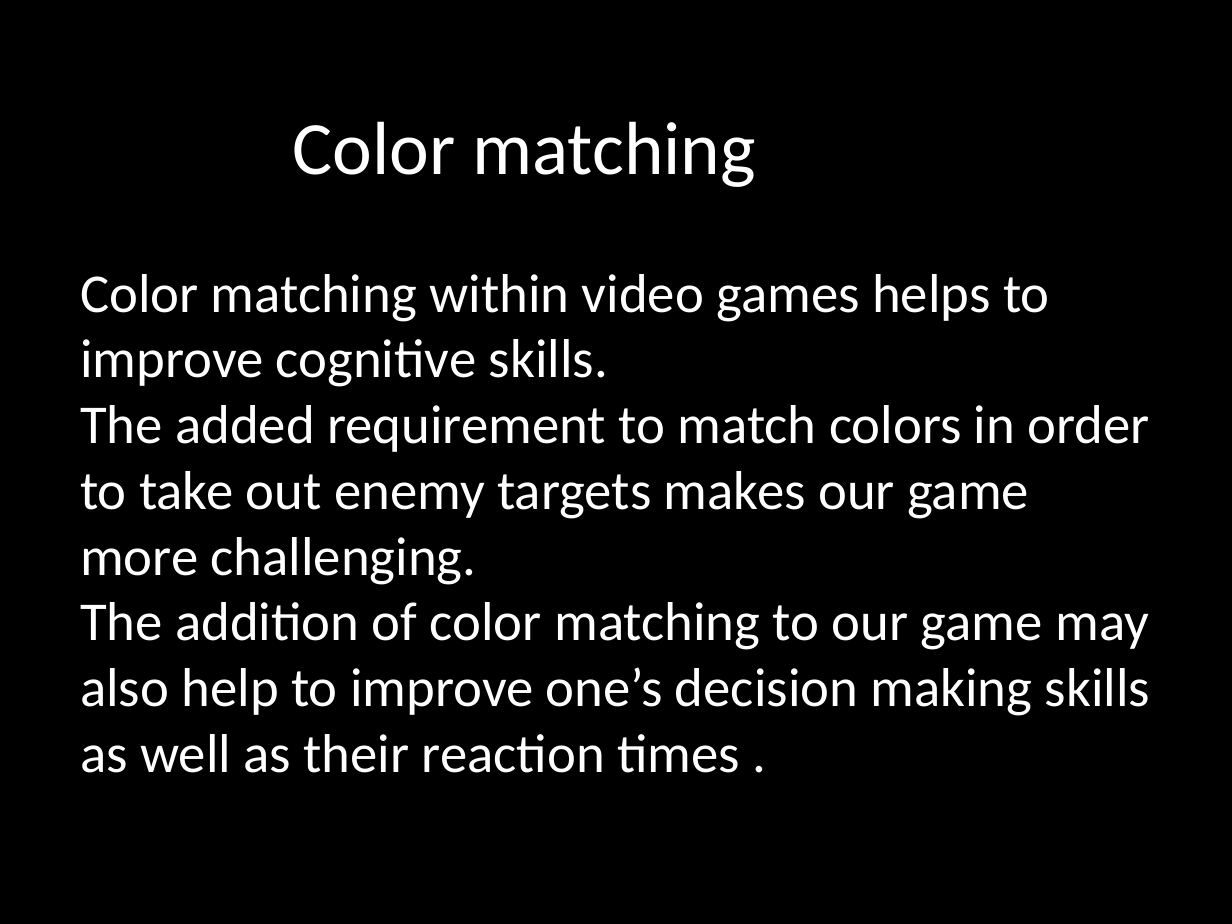
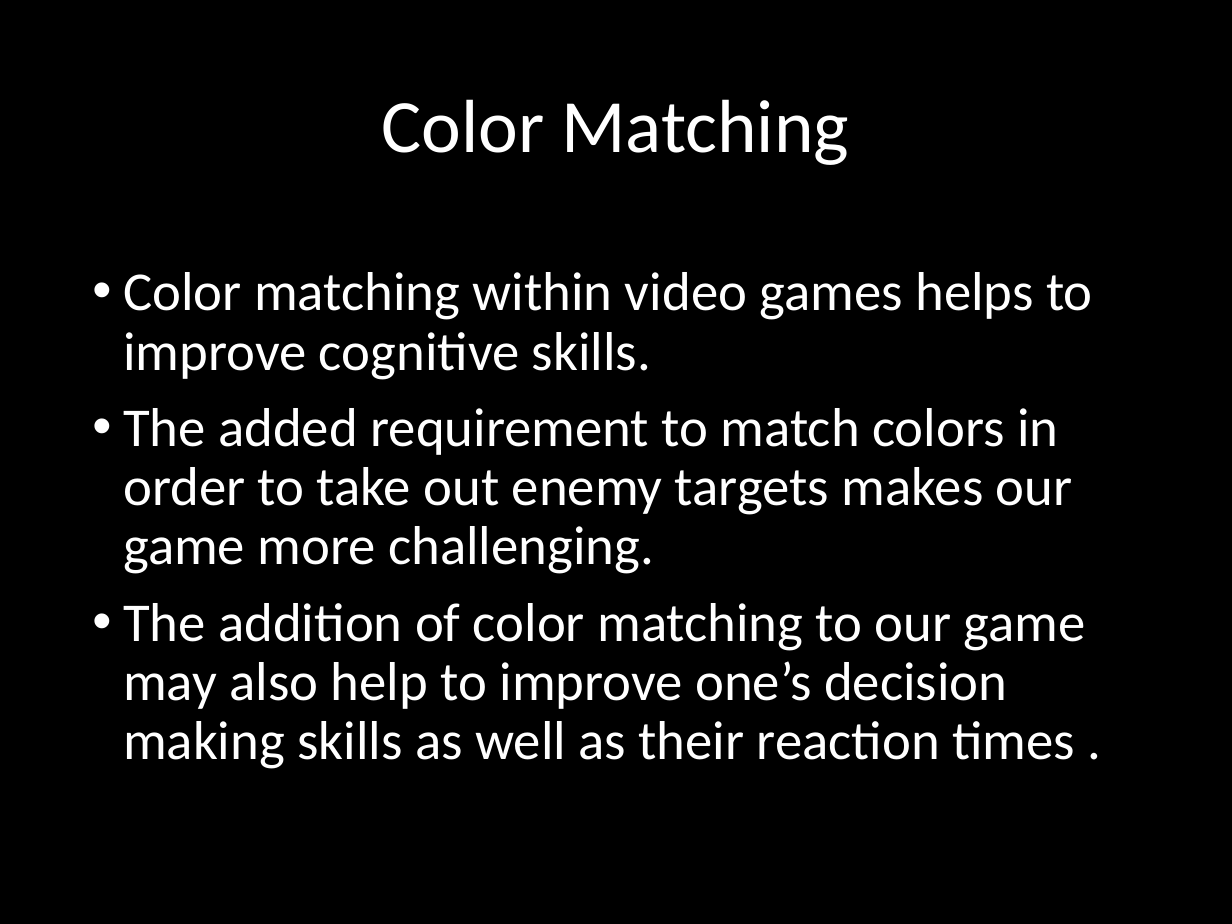
Before and after one commit to terrencepreilly/CPS410, a slide deck: slide 19 of final_presentation/Presentation.pptx (slide 20 before the commit). Drawn at 1232x924 pixels with LibreOffice and Linux fonts; fonts in the diff are those of the drawing; background and template pictures are left out. Boxes give left, top, right and bottom in pixels: in the first picture for what was removed or moved away, otherwise in the second. Text is boxed around its words. In the diff, an @@ line names an element or a change of style, - is before the commit and + after.

```diff
--- a/final_presentation/Presentation.pptx
+++ b/final_presentation/Presentation.pptx
@@ text at <box>382,99,849,165</box>: text changed @@
-Color matching
+Color Matching
@@ text "Color matching within video games ..." at <box>123,272,1093,769</box>: bullet none to •; line spacing 1 to 0.9; more space between paragraphs @@
```
Also in this commit, not shown: 3 other slides changed, 3 slides added, 4 slides removed.
